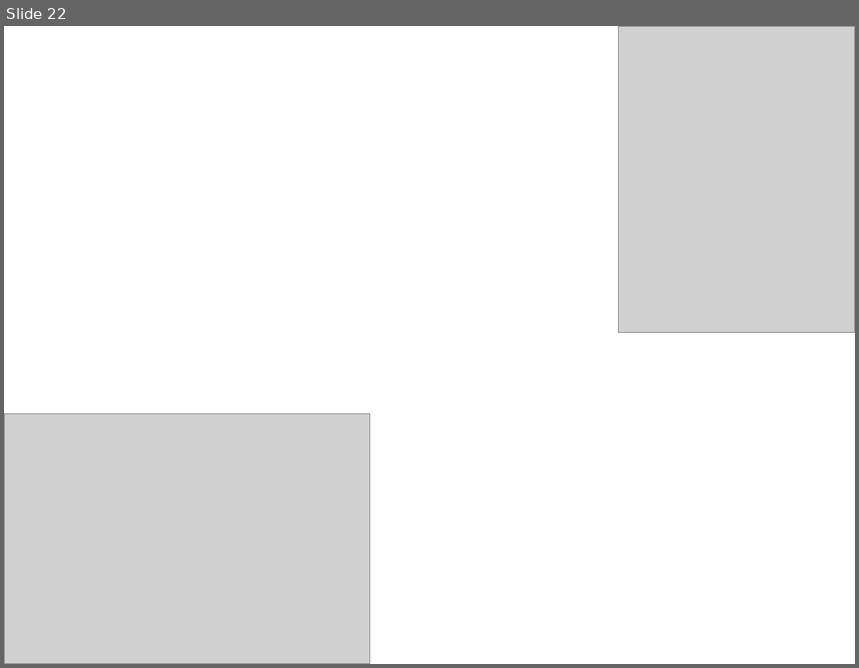
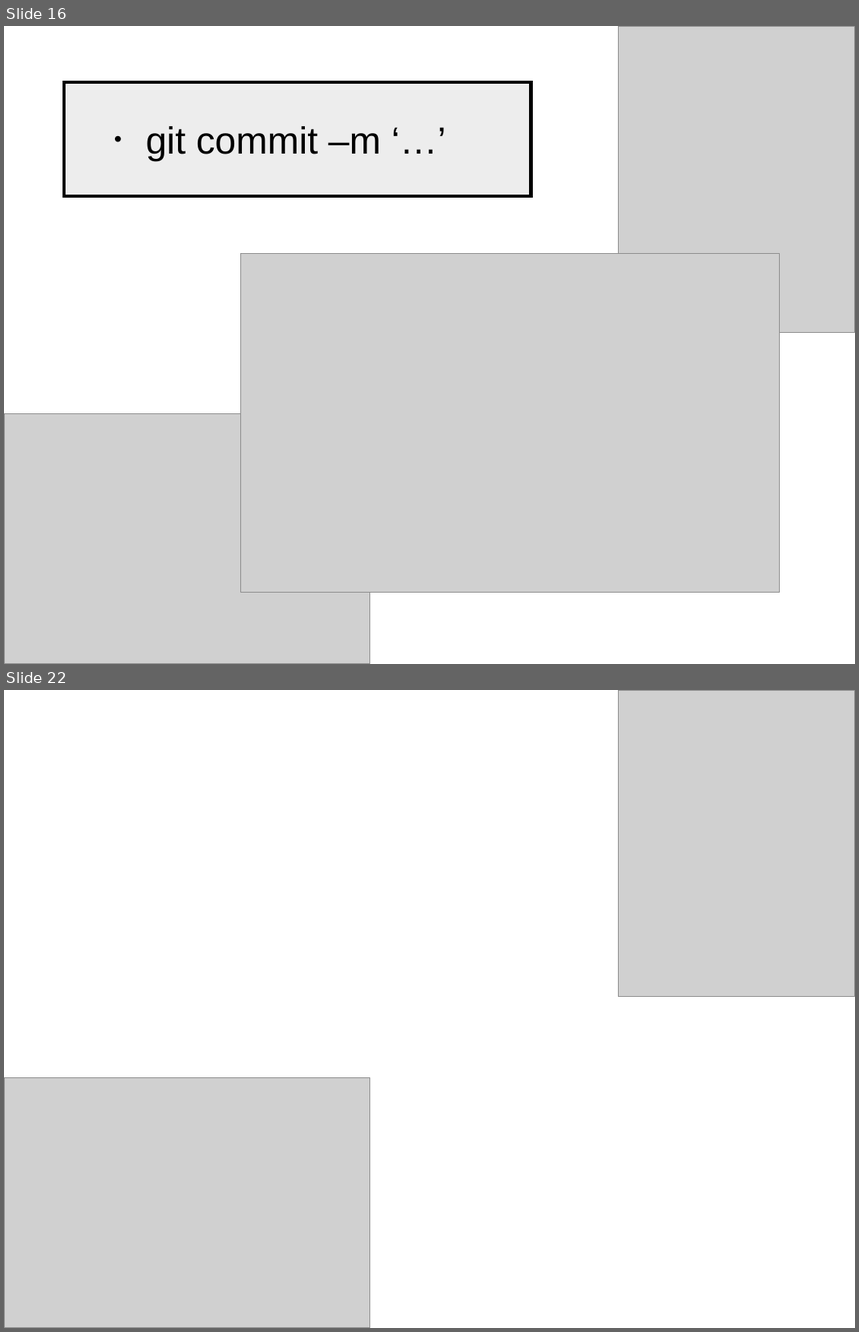
Before and after one commit to NCKU-BDA-2020/TA_Git_GitHub, a slide deck: TA_Class_III.pptx. Shown one above the other, each under a label of ours: slide 22 before the commit, slides 16 and 22 after it; the slides between them are not shown. The pictures are 859x668 and 859x1332 pixels, drawn with LibreOffice and Linux fonts; fonts in the diff are those of the drawing; grey boxes stand for pictures. Boxes give left, top, right and bottom in pixels: in the first picture for what was removed or moved away, otherwise in the second. Text is boxed around its words. In the diff, an @@ line names an element or a change of style, - is before the commit and + after.

```diff
--- a/TA_Class_III.pptx
+++ b/TA_Class_III.pptx
@@ slide 16 added at <box>4,26,855,664</box>, background #FFFFFF @@
@@ picture added at <box>619,26,855,332</box> @@
@@ rectangle added at <box>65,82,531,196</box>, fill #EDEDED, outline #000000 3 pt @@
@@ text added at <box>146,126,381,161</box>, 32 pt, text #000000 @@
+． git commit –m ‘…’
@@ picture added at <box>240,253,779,592</box> @@
@@ picture added at <box>4,414,370,664</box> @@
```
Also in this commit, not shown: 1 slide changed, 5 other slides added, 6 slides removed.
